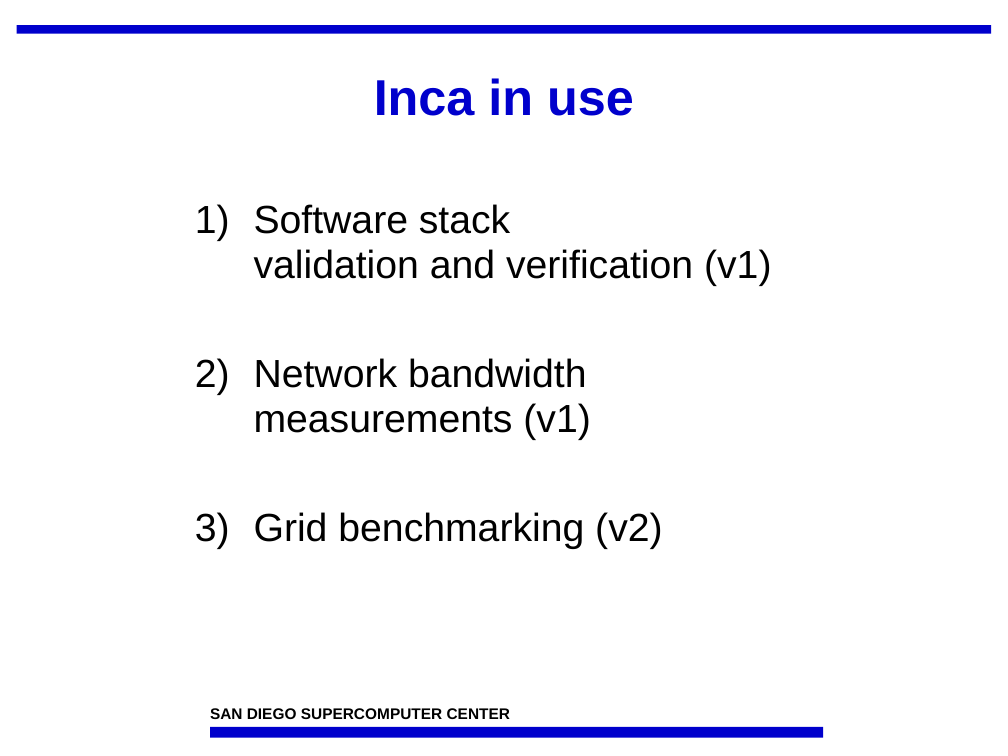
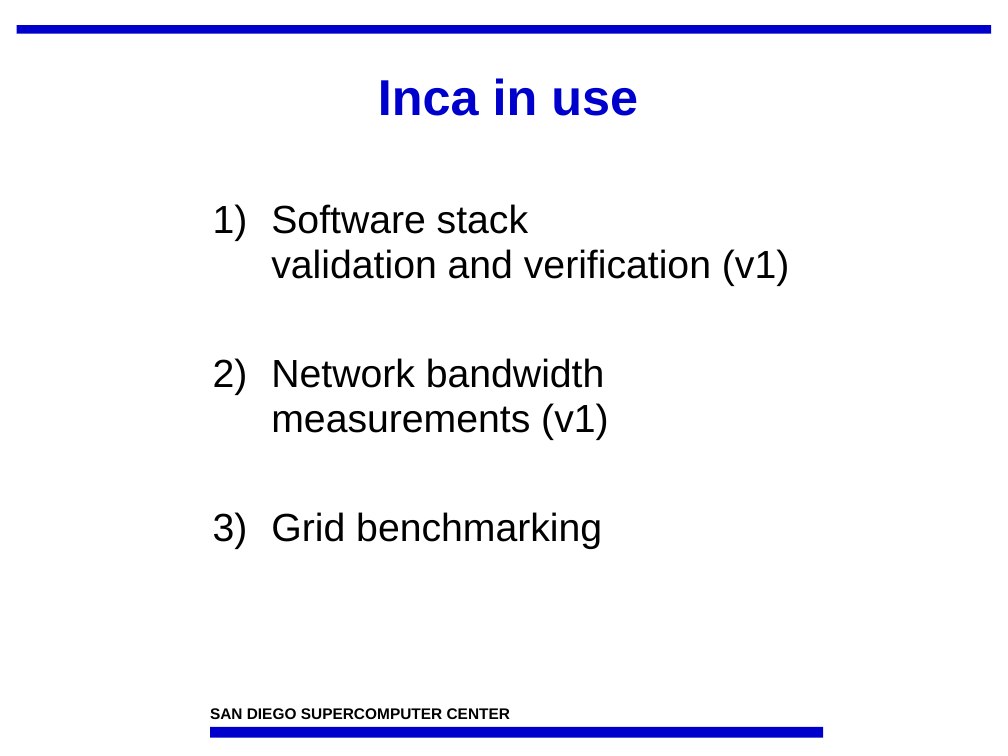
Before and after one commit to IncaProject/inca-xsede, a slide deck: slide 24 of talks/feb-06-workshop/overview.ppt (slide 23 before the commit). Drawn at 1008x756 pixels with LibreOffice and Linux fonts; fonts in the diff are those of the drawing; background and template pictures are left out. Boxes give left, top, right and bottom in pixels: in the first picture for what was removed or moved away, otherwise in the second. Text is boxed around its words. In the diff, an @@ line names an element or a change of style, - is before the commit and + after.

Commit message:
redid inca v1/v2 component slide

```diff
--- a/talks/feb-06-workshop/overview.ppt
+++ b/talks/feb-06-workshop/overview.ppt
@@ title "Inca in use": place and size @@
-title "Inca in use" at <box>374,78,634,116</box>
+title "Inca in use" at <box>378,78,638,116</box>
@@ text "Software stack validation and verification ...": place and size @@
-text "Software stack validation and verification ..." at <box>254,204,771,549</box>
+text "Software stack validation and verification ..." at <box>271,204,789,549</box>
@@ text at <box>271,512,602,549</box>: text changed @@
-3) Grid benchmarking (v2)
+3) Grid benchmarking
```
Also in this commit, not shown: 30 other slides changed, 2 slides added, 4 slides removed.
